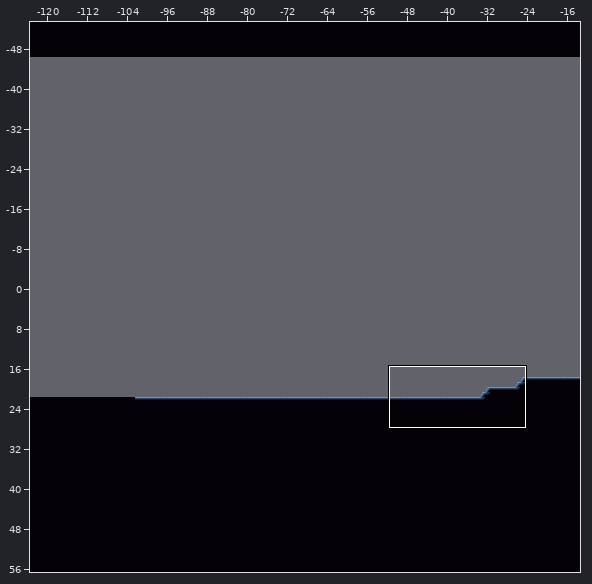
Tiled map: UnityProject/CaseFileDream/Assets/CaseFileDream/TileSets/Tiled/Cathedral/Cathedral.tmx. The first picture is a wide view before the edit; the outline marks the close-up.
Close-up. First the earlier version:
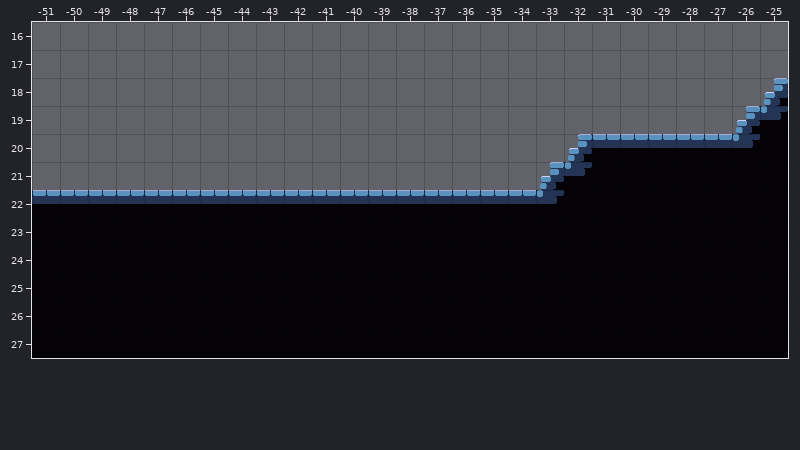
Cells are 32x32 px. Shown: x -51..-25, y 16..27. The commit also changed other parts of the map, which this record leaves out.
After the commit:
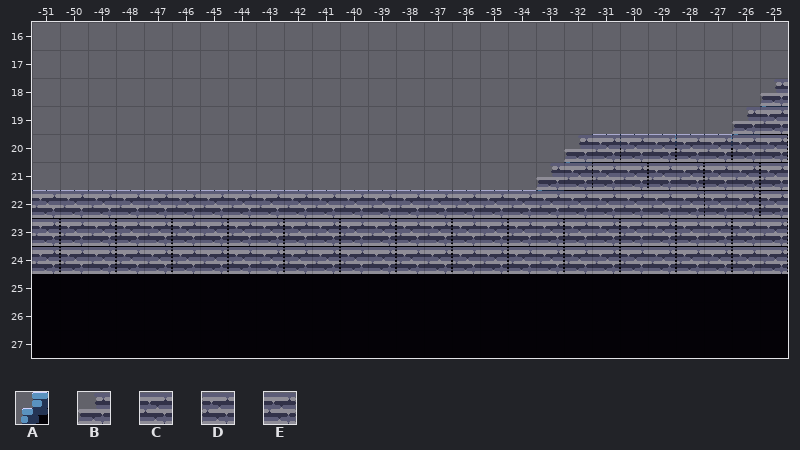
Key: from "CathdralFloor": A 37; from "CathedralGround": B 8, C 9, D 40, E 41.
_ is an empty cell.
Tiles of an added or newly shown layer are drawn over the layers below it.
What changed:
Layer "Block":
Tile A is gone in row 18 at x -25; in row 19 at x -26; in row 20 at x -32; in row 21 at x -33.
Layer "Customized" (added):
Tile B is added in row 18 at x -25; in row 19 at x -26; in row 20 at x -32; in row 21 at x -33.
Tile C is added in row 19 at x -25; in row 20 at x -31; in row 21 at x -32; in row 22 at x -51 to -28.
Tile D is added in row 20 at x -30, -28 and -26; in row 21 at x -31, -29, -27 and -25; in row 22 at x -27 and -25; in rows 23 to 24 at x -50, -48, -46, -44, -42, -40, -38, -36, -34, -32, -30, -28 and -26.
Tile E is added in row 20 at x -29, -27 and -25; in row 21 at x -30, -28 and -26; in row 22 at x -26; in rows 23 to 24 at x -51, -49, -47, -45, -43, -41, -39, -37, -35, -33, -31, -29, -27 and -25.
Pixel boxes of the changes (left, top, right, bottom) in both close-ups:
changed: (32, 78, 788, 274)
